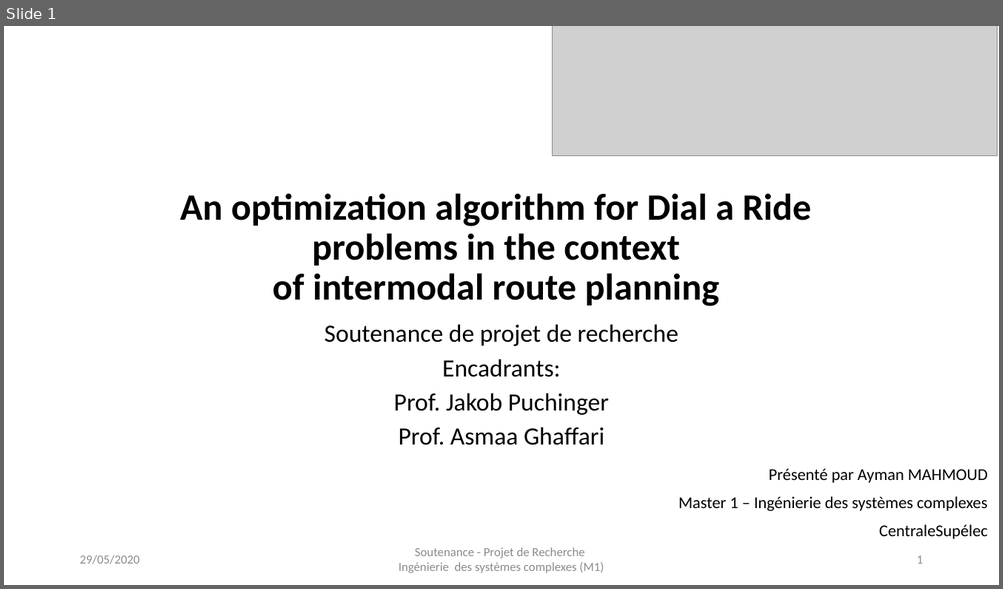
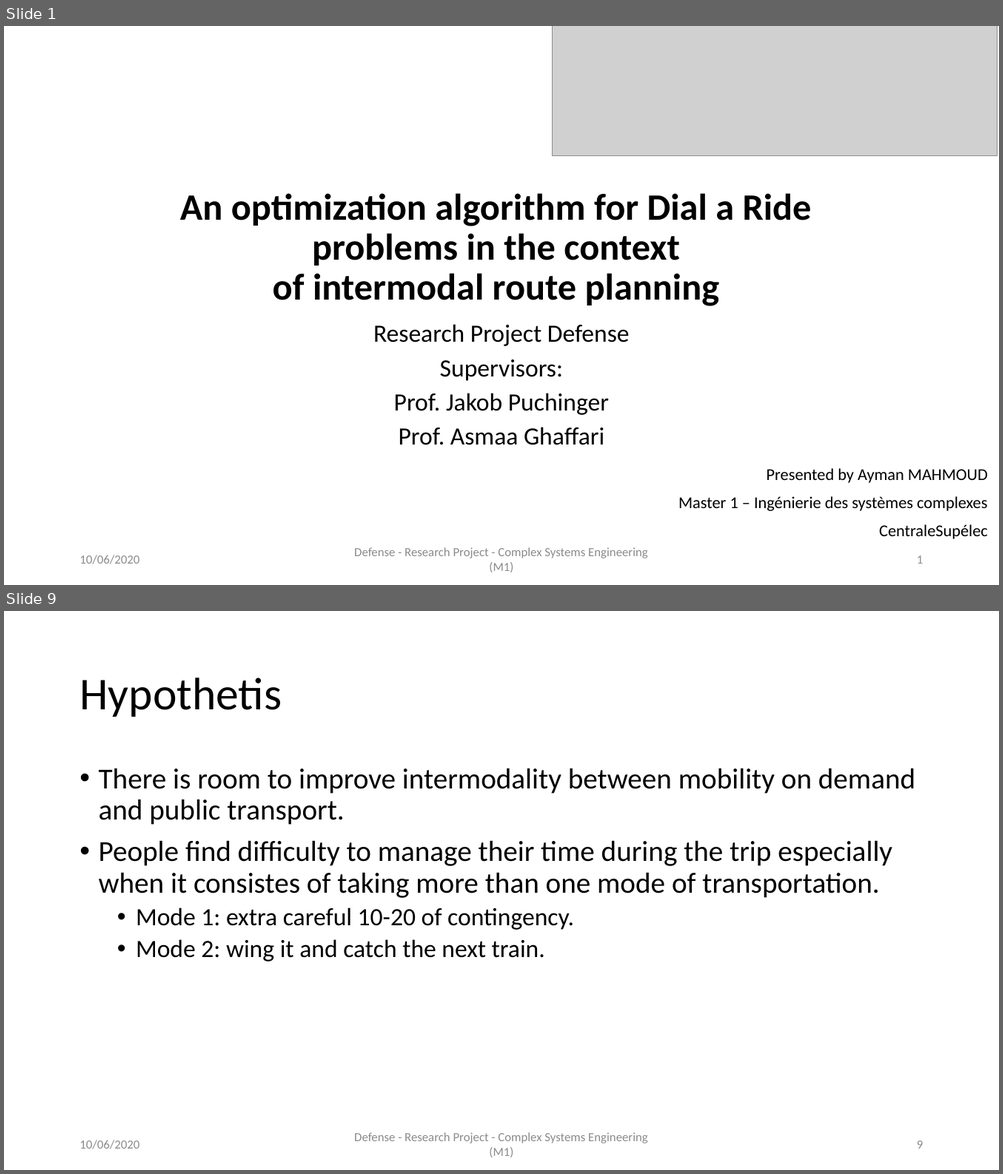
Before and after one commit to AymanABDELHAMID/OD_MTO_DARP, a slide deck: Presentation/presentation_AymanMahmoud.pptx. Shown one above the other, each under a label of ours: slide 1 before the commit, slides 1 and 9 after it; the slides between them are not shown. The pictures are 1003x589 and 1003x1174 pixels, drawn with LibreOffice and Linux fonts; fonts in the diff are those of the drawing; grey boxes stand for pictures. Boxes give left, top, right and bottom in pixels: in the first picture for what was removed or moved away, otherwise in the second. Text is boxed around its words. In the diff, an @@ line names an element or a change of style, - is before the commit and + after.

```diff
--- a/Presentation/presentation_AymanMahmoud.pptx
+++ b/Presentation/presentation_AymanMahmoud.pptx
@@ slide 9 added at [4, 611, 999, 1170], background #FFFFFF @@
@@ title added at [79, 678, 282, 717], 44 pt, text #000000 @@
+Hypothetis
@@ text added at [99, 768, 915, 962], 28 pt, text #000000 @@
+• There is room to improve intermodality between mobility on demand and public transport.
+• People find difficulty to manage their time during the trip especially when it consistes of taking more than one mode of transportation.
+  • Mode 1: extra careful 10-20 of contingency.
+  • Mode 2: wing it and catch the next train.
@@ text added at [79, 1140, 139, 1150], 12 pt, text #8C8C8C @@
+10/06/2020
@@ text added at [354, 1133, 648, 1158], 12 pt, text #8C8C8C @@
+Defense - Research Project - Complex Systems Engineering (M1)
@@ page number added at [916, 1141, 922, 1149], 12 pt, text #8C8C8C @@
+9
@@ slide 1 changed as well @@
@@ subtitle at [373, 324, 629, 381]: text changed @@
-Soutenance de projet de recherche
-Encadrants:
+Research Project Defense
+Supervisors:
@@ text at [766, 469, 987, 483]: text changed @@
-Présenté par Ayman MAHMOUD
+Presented by Ayman MAHMOUD
@@ text at [79, 555, 139, 565]: text changed @@
-29/05/2020
+10/06/2020
@@ text at [354, 548, 648, 573]: text changed @@
-Soutenance - Projet de Recherche
-Ingénierie des systèmes complexes (M1)
+Defense - Research Project - Complex Systems Engineering (M1)
```
Also in this commit, not shown: 9 other slides changed, 21 other slides added, 8 slides removed, 3 other files.
